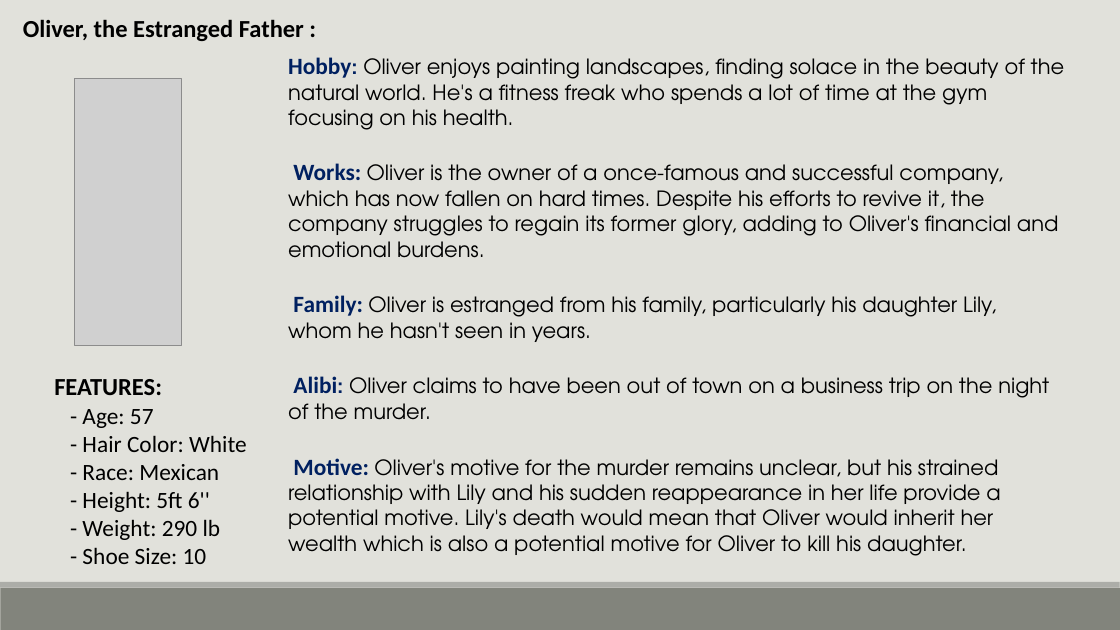
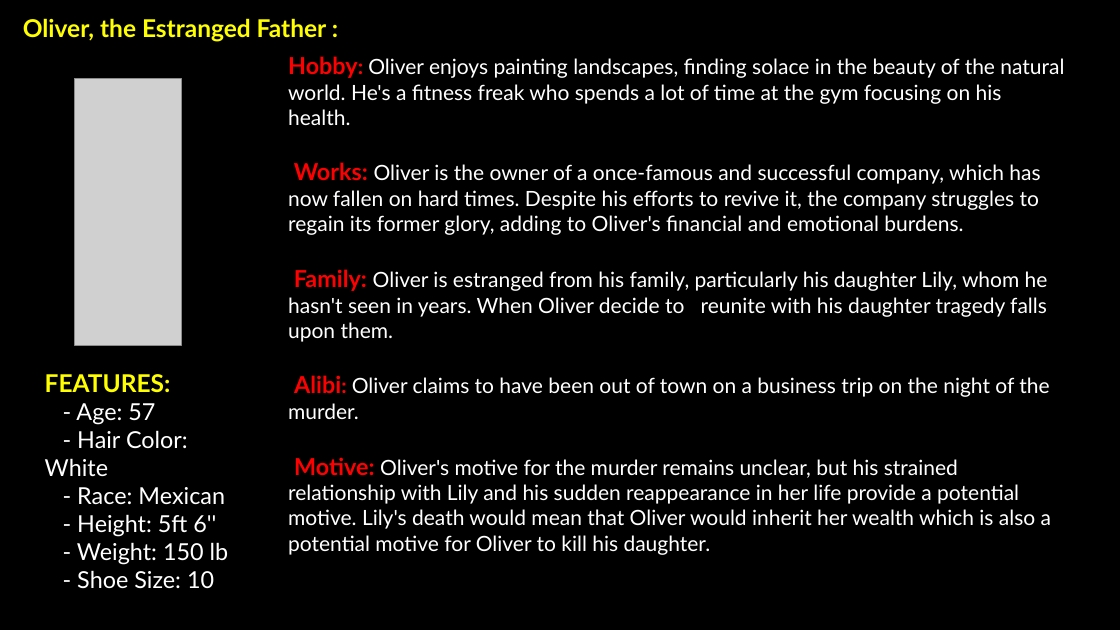
Before and after one commit to 19Naveen/Detective_Coding, a slide deck: slide 10 of Description.pptx. Drawn at 1120x630 pixels with LibreOffice and Linux fonts; fonts in the diff are those of the drawing; grey boxes stand for pictures; background and template pictures are left out. Boxes give left, top, right and bottom in pixels: in the first picture for what was removed or moved away, otherwise in the second. Text is boxed around its words. In the diff, an @@ line names an element or a change of style, - is before the commit and + after.

Commit message:
Changed the font style and color

```diff
--- a/Description.pptx
+++ b/Description.pptx
@@ background #E1E1DB to picture (left out) @@
@@ text "Oliver, the Estranged Father :" at [23, 18, 327, 42]: font Calibri to Lato, text colour #000000 to #FFFF00 @@
@@ text at [288, 56, 1064, 555]: font Calibri to Lato, text colour #002060 to #FF0000 in "Hobby:", "Works:", "Alibi:", "Motive:"; font TeX Gyre Adventor to Lato in "Hobby: Oliver enjoys painting landscapes, finding solace ...", "Oliver is the owner of a once-famous ...", "Alibi: Oliver claims to have been out ...", "Oliver's motive for the murder remains unclear, ..."; text colour #000000 to #FFFFFF in "Oliver enjoys painting landscapes, finding solace in ...", "Oliver is the owner of a once-famous ...", "Oliver claims to have been out of ...", "Oliver's motive for the murder remains unclear, ..." @@
@@ text at [288, 269, 1048, 342]: text changed; font TeX Gyre Adventor to Lato; text colour #000000 to #FFFFFF @@
-Family: Oliver is estranged from his family, particularly his daughter Lily, whom he hasn't seen in years.
+Family: Oliver is estranged from his family, particularly his daughter Lily, whom he hasn't seen in years. When Oliver decide to reunite with his daughter tragedy falls upon them.
@@ text "FEATURES:": place and size @@
-text "FEATURES:" at [54, 379, 247, 564]
+text "FEATURES:" at [45, 374, 229, 589]
@@ text at [45, 374, 225, 589]: font Calibri to Lato in "FEATURES:", "- Age: 57", "- Hair Color: White", "- Race: Mexican" and 2 more places; text colour #000000 to #FFFF00 in "FEATURES:"; text colour #000000 to #FFFFFF in "- Age: 57", "- Hair Color: White", "- Race: Mexican", "- Height: 5ft 6''" and 1 more places @@
@@ text at [77, 542, 229, 565]: text changed; font Calibri to Lato; text colour #000000 to #FFFFFF @@
-- Weight: 290 lb
+- Weight: 150 lb
@@ rectangle removed at [0, 588, 1120, 630] @@
@@ rectangle removed at [0, 582, 1120, 588] @@
```
Also in this commit, not shown: 10 other slides changed.
